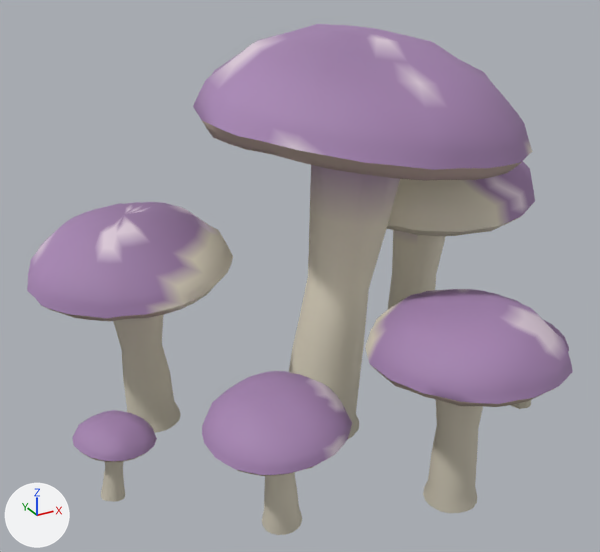
One commit to the glTF model content/models/extra/mushroom-cluster-v01.glb: the scene before it, then after it.
Both versions are drawn from a 50 mm lens placed at (-1.268, -2.013, 1.653), pointed at (-0.135, 0.048, 0.622). Every picture has the same lights, and +X, +Y and +Z are marked at lower left. The picture after the commit comes second. Vertices at exactly the same position are counted once.

Objects in the first picture: 'mushroom-cluster'.
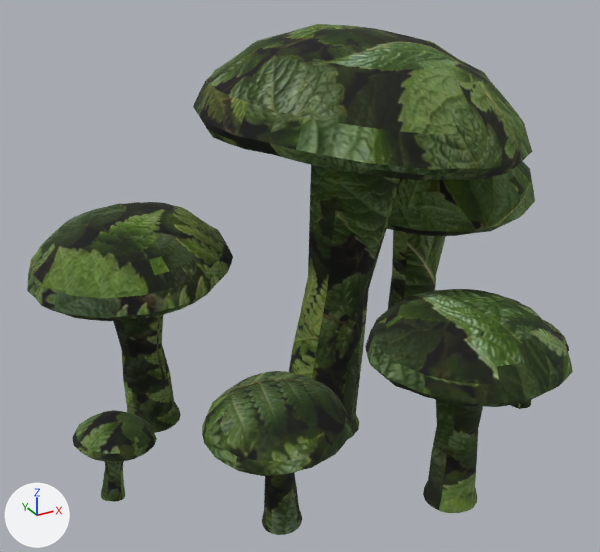
Where the change shows, as pixel boxes (x1, y1, x2, y2) in the pictures (600 x 552 px):
'mushroom-cluster', surface changed, recoloured (darker)
    both: (27, 24, 573, 535)
part 2 of me_mushroom_cluster, recoloured (darker)
    both: (27, 24, 573, 475)
part 3 of me_mushroom_cluster, recoloured
    both: (31, 33, 567, 476)
part 4 of me_mushroom_cluster, recoloured
    both: (32, 36, 567, 535)
part 5 of me_mushroom_cluster, recoloured
    both: (104, 44, 554, 522)

The change, as a list of edits to the scene's bpy script:
```text
Add img_foliage_leaves_photo_v01:
    img_foliage_leaves_photo_v01 = load_image('foliage-leaves-photo-v01', '_unpacked/foliage-leaves-photo-v01', 1254, 1254, 'sRGB')
Change mat_fungus:
    where n0 = _N.new('ShaderNodeBsdfPrincipled'); n0.name = 'Principled BSDF'
    n0.inputs[2].default_value: 0.7 -> 0.92  # 'Roughness'
    add n3 = _N.new('ShaderNodeMix'); n3.name = 'Mix'
    add n3.data_type = 'RGBA'
    add n3.blend_type = 'MULTIPLY'
    add n3.inputs[0].default_value = 1.0  # 'Factor'
    add n4 = _N.new('ShaderNodeTexImage'); n4.name = 'Image Texture'
    add n4.image = img_foliage_leaves_photo_v01
    where n2 = _N.new('ShaderNodeVertexColor'); n2.name = 'Color Attribute'
    remove _L.new(n2.outputs[0], n0.inputs[0])  # 'Color' to 'Base Color'
    add _L.new(n3.outputs[2], n0.inputs[0])  # 'Result' to 'Base Color'
    add _L.new(n2.outputs[0], n3.inputs[7])  # 'Color' to 'B'
    add _L.new(n4.outputs[0], n3.inputs[6])  # 'Color' to 'A'
Change me_mushroom_cluster:
    where me_mushroom_cluster.from_pydata(...)  # 5306 vertices, 10584 faces; spans x -0.89..0.89, y -0.71..0.71, z 0.0..1.35
    used by ob_mushroom_cluster; location = (0.0, 0.0, 0.0)
    me_mushroom_cluster part 1: texture (UV) coordinates changed
    me_mushroom_cluster part 2: 3132 faces centred in x -0.88..0.88, y -0.71..0.7, z 0.19..1.35 are repainted in the vertex colours; the middle colour goes from greyish purple #a483b0 to white #ffffff
    me_mushroom_cluster part 3: 2998 faces centred in x -0.88..0.88, y -0.7..0.71, z 0.0..1.34 are repainted in the vertex colours; the middle colour goes from beige #bfad9e to white #ffffff
    me_mushroom_cluster part 4: 3188 faces centred in x -0.86..0.88, y -0.63..0.7, z 0.01..1.33 are repainted in the vertex colours; the middle colour goes from light grey #c7c0af to white #ffffff
    me_mushroom_cluster part 5: 1266 faces centred in x -0.66..0.87, y -0.61..0.5, z 0.08..1.31 are repainted in the vertex colours; the middle colour goes from pale yellow #dfd7c5 to white #ffffff
```
